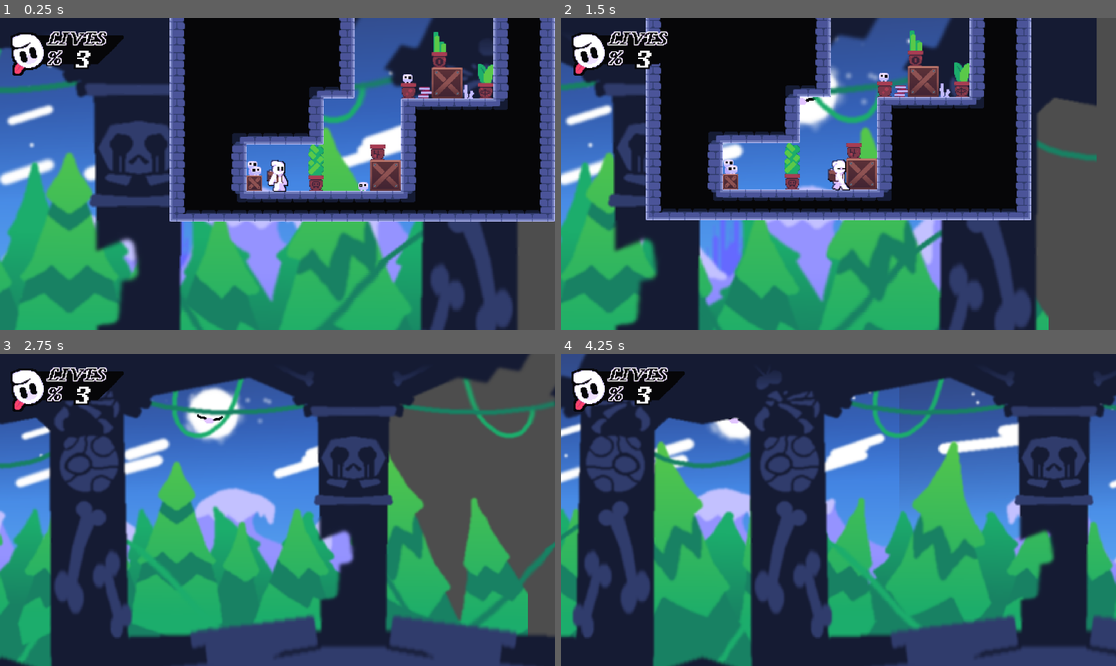
Above: before the commit, frames 1-4 (two rows, left to right).
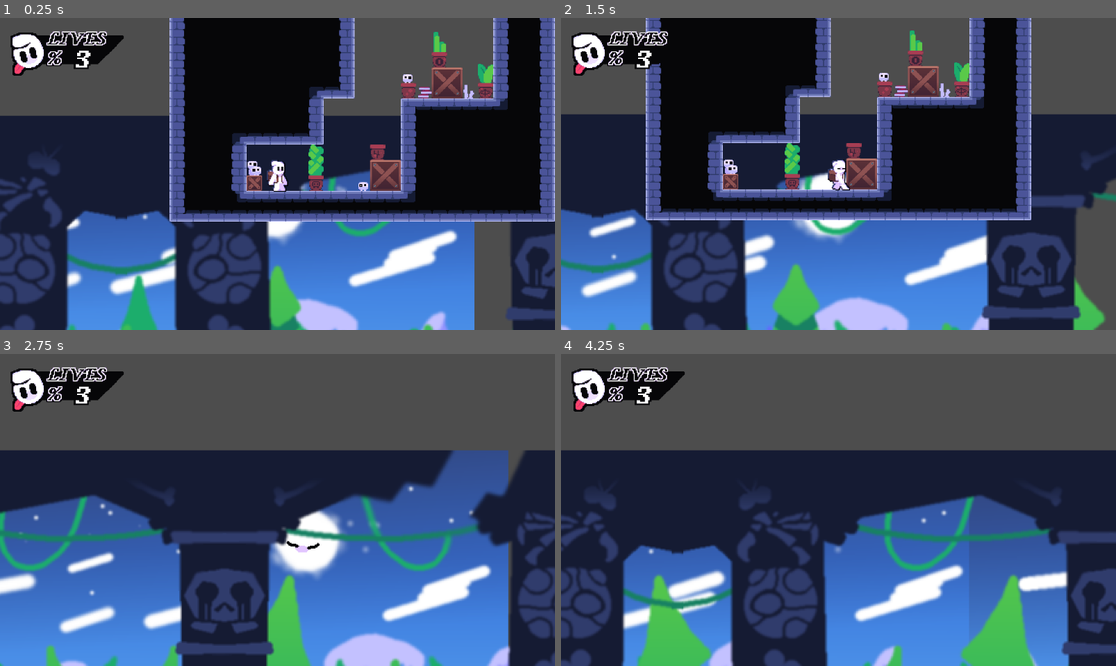
Above: after the commit, the same moments.

Repository: INV-matt/GMTK-game-jam
Game: Godot game, scene res://Main/main.tscn
Same seed, same stepped clock (60 frames per second), same inputs: the game is played once before the commit and once after it.
Inputs:
- Up to frame 1 (0.25 s): no input
- Up to frame 2 (1.5 s): hold D (pl_right) from 0.53 s (still down); tap Z (pl_attack) at 0.6 s; tap Space (pl_jump) at 0.77 s; tap E (pl_dash) at 1.35 s
- Up to frame 3 (2.75 s): tap Space (pl_jump) at 1.52 s; release D (pl_right) at 2.03 s; hold A (pl_left) from 2.03 s (still down); tap Tab (pl_scout) at 2.1 s
- Up to frame 4 (4.25 s): release A (pl_left) at 2.78 s; hold D (pl_right) from 2.78 s (still down); tap Z (pl_attack) at 2.85 s; tap Space (pl_jump) at 3.02, 3.77 s; hold E (pl_dash) from 3.53 s (still down)

The runs differ from the first frame. In frame 1, 59% of the frame differs, in the area x 0-100%, y 0-100%; in frame 2, 54%; in frame 3, 88%; in frame 4, 85%.

Commit message:
Fixed parallax layer mirroring, will have to fix scrolling on the y axis

Diff:
--- a/Main/BodyManager.gd
+++ b/Main/BodyManager.gd
@@ -46,7 +46,7 @@
   body.rotation_degrees = 90
   body.add_to_group("bodies")
 
-  get_tree().get_root().add_child(body)
+  get_tree().get_root().call_deferred("add_child", body)
 
 
 func _onPlayerLostAllLives() -> void:
--- a/Main/LevelManager.gd
+++ b/Main/LevelManager.gd
@@ -26,14 +26,14 @@
       i.connect("next_level", _nextLevel)
 
   for k in addTo.get_children():
-    addTo.remove_child(k)
+    addTo.call_deferred("remove_child", k)
 
   var root = get_tree().get_root()
   for i in root.get_children():
     if i is StaticBody2D and "bodies" in i.get_groups():
       root.remove_child(i)
 
-  addTo.add_child(lvl)
+  addTo.call_deferred("add_child", lvl)
 
 func _ready() -> void:
   var root = get_tree().get_root()
--- a/Main/main.tscn
+++ b/Main/main.tscn
@@ -17,6 +17,9 @@
 atlas = ExtResource("8_rj11h")
 region = Rect2(0, 0, 32, 32)
 
+[sub_resource type="WorldBoundaryShape2D" id="WorldBoundaryShape2D_f3gf5"]
+distance = -144.0
+
 [node name="Main" type="Node2D"]
 
 [node name="levelcontainer" type="Node2D" parent="." groups=["levelcontainer"]]
@@ -29,6 +32,46 @@
 zoom = Vector2(2, 2)
 position_smoothing_enabled = true
 script = ExtResource("2_qvhan")
+
+[node name="parallax" type="ParallaxBackground" parent="Player/Camera2D"]
+unique_name_in_owner = true
+scale = Vector2(2, 2)
+transform = Transform2D(2, 0, 0, 2, 0, 0)
+scroll_ignore_camera_zoom = true
+
+[node name="sky" type="ParallaxLayer" parent="Player/Camera2D/parallax"]
+motion_scale = Vector2(0.063, 1)
+motion_mirroring = Vector2(900, 0)
+
+[node name="SkyBg" type="Sprite2D" parent="Player/Camera2D/parallax/sky"]
+texture = ExtResource("8_f3gf5")
+
+[node name="mountains" type="ParallaxLayer" parent="Player/Camera2D/parallax"]
+motion_scale = Vector2(0.125, 1)
+motion_mirroring = Vector2(900, 0)
+
+[node name="MountainsBg" type="Sprite2D" parent="Player/Camera2D/parallax/mountains"]
+texture = ExtResource("9_rix8b")
+
+[node name="trees_back" type="ParallaxLayer" parent="Player/Camera2D/parallax"]
+motion_scale = Vector2(0.25, 1)
+motion_mirroring = Vector2(900, 0)
+
+[node name="PineBackBg" type="Sprite2D" parent="Player/Camera2D/parallax/trees_back"]
+texture = ExtResource("10_0jx5h")
+
+[node name="trees_front" type="ParallaxLayer" parent="Player/Camera2D/parallax"]
+motion_scale = Vector2(0.5, 1)
+motion_mirroring = Vector2(900, 0)
+
+[node name="PineFrontBg" type="Sprite2D" parent="Player/Camera2D/parallax/trees_front"]
+texture = ExtResource("11_uhr2j")
+
+[node name="temple" type="ParallaxLayer" parent="Player/Camera2D/parallax"]
+motion_mirroring = Vector2(900, 0)
+
+[node name="TempleBg" type="Sprite2D" parent="Player/Camera2D/parallax/temple"]
+texture = ExtResource("12_l5bfp")
 
 [node name="UI" type="CanvasLayer" parent="." node_paths=PackedStringArray("t_Lives")]
 script = ExtResource("5_f6fdm")
@@ -58,47 +101,9 @@
 texture = SubResource("AtlasTexture_qac2q")
 stretch_mode = 5
 
-[node name="parallax" type="ParallaxBackground" parent="."]
-scroll_base_offset = Vector2(0, -200)
+[node name="LevelManager" parent="." instance=ExtResource("12_f3gf5")]
 
-[node name="sky" type="ParallaxLayer" parent="parallax"]
-motion_scale = Vector2(0.032, 0)
-motion_offset = Vector2(0, 200)
-motion_mirroring = Vector2(912, 0)
+[node name="StaticBody2D" type="StaticBody2D" parent="."]
 
-[node name="SkyBg" type="Sprite2D" parent="parallax/sky"]
-texture = ExtResource("8_f3gf5")
-
-[node name="mountains" type="ParallaxLayer" parent="parallax"]
-motion_scale = Vector2(0.063, 0)
-motion_offset = Vector2(0, 200)
-motion_mirroring = Vector2(912, 0)
-
-[node name="MountainsBg" type="Sprite2D" parent="parallax/mountains"]
-texture = ExtResource("9_rix8b")
-
-[node name="trees_back" type="ParallaxLayer" parent="parallax"]
-motion_scale = Vector2(0.125, 0)
-motion_offset = Vector2(0, 200)
-motion_mirroring = Vector2(912, 0)
-
-[node name="PineBackBg" type="Sprite2D" parent="parallax/trees_back"]
-texture = ExtResource("10_0jx5h")
-
-[node name="trees_front" type="ParallaxLayer" parent="parallax"]
-motion_scale = Vector2(0.25, 0)
-motion_offset = Vector2(0, 200)
-motion_mirroring = Vector2(912, 0)
-
-[node name="PineFrontBg" type="Sprite2D" parent="parallax/trees_front"]
-texture = ExtResource("11_uhr2j")
-
-[node name="temple" type="ParallaxLayer" parent="parallax"]
-motion_scale = Vector2(0.5, 0)
-motion_offset = Vector2(0, 200)
-motion_mirroring = Vector2(912, 0)
-
-[node name="TempleBg" type="Sprite2D" parent="parallax/temple"]
-texture = ExtResource("12_l5bfp")
-
-[node name="LevelManager" parent="." instance=ExtResource("12_f3gf5")]
+[node name="CollisionShape2D" type="CollisionShape2D" parent="StaticBody2D"]
+shape = SubResource("WorldBoundaryShape2D_f3gf5")
Not shown: 1 places in Main/main.tscn that only renumber resources
